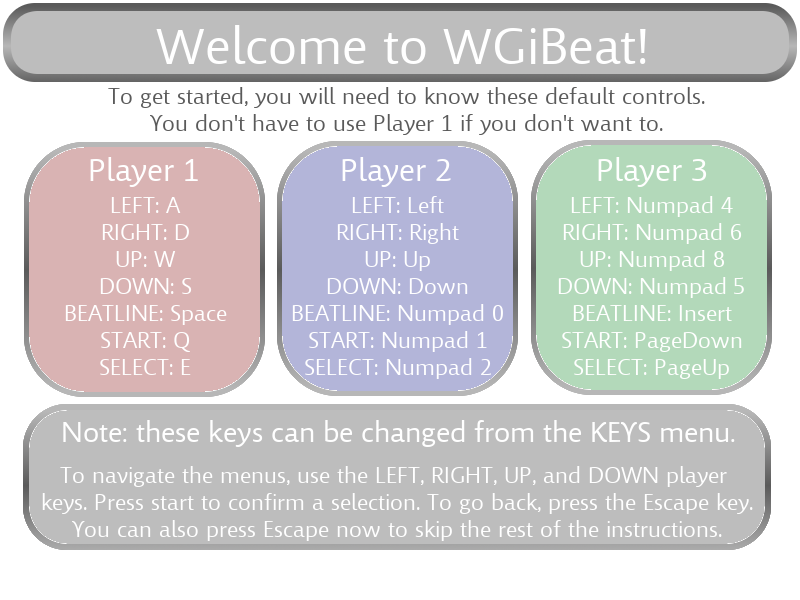
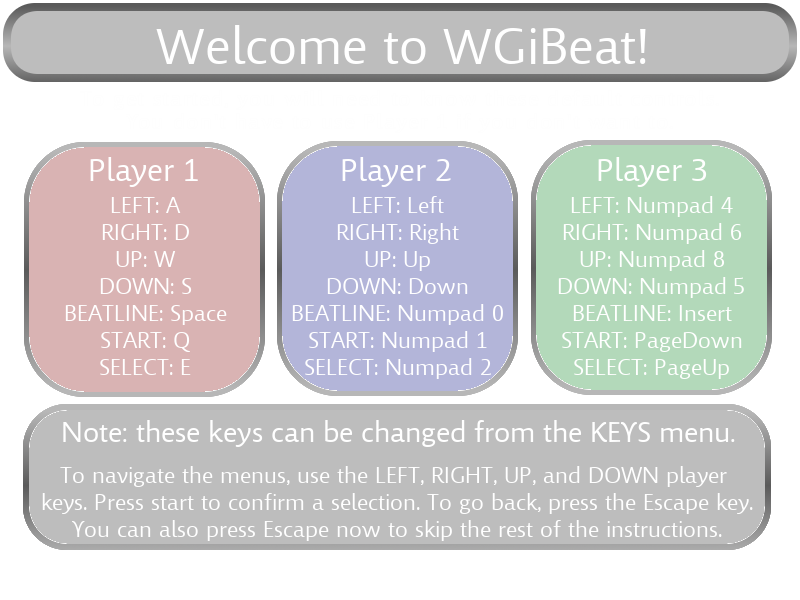
Before/after of a 800×600 layered artwork. What changed in the layer stack:
added group "Text #1" with 2 layers above "Border" over [108, 87, 705, 135]
added layer "To get started, you will need ..." in group "Text #1" over [113, 90, 705, 133]
moved "Text" into group "Text #1", painted on it over [108, 87, 705, 135]
